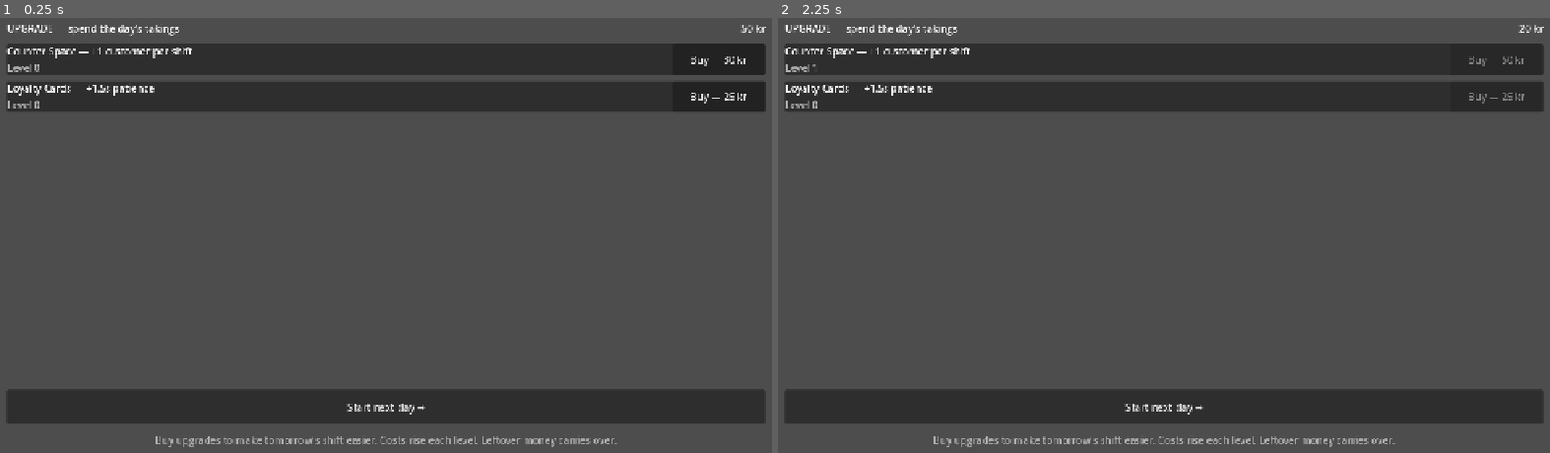
Above: before the commit, frames 1-2 (left to right).
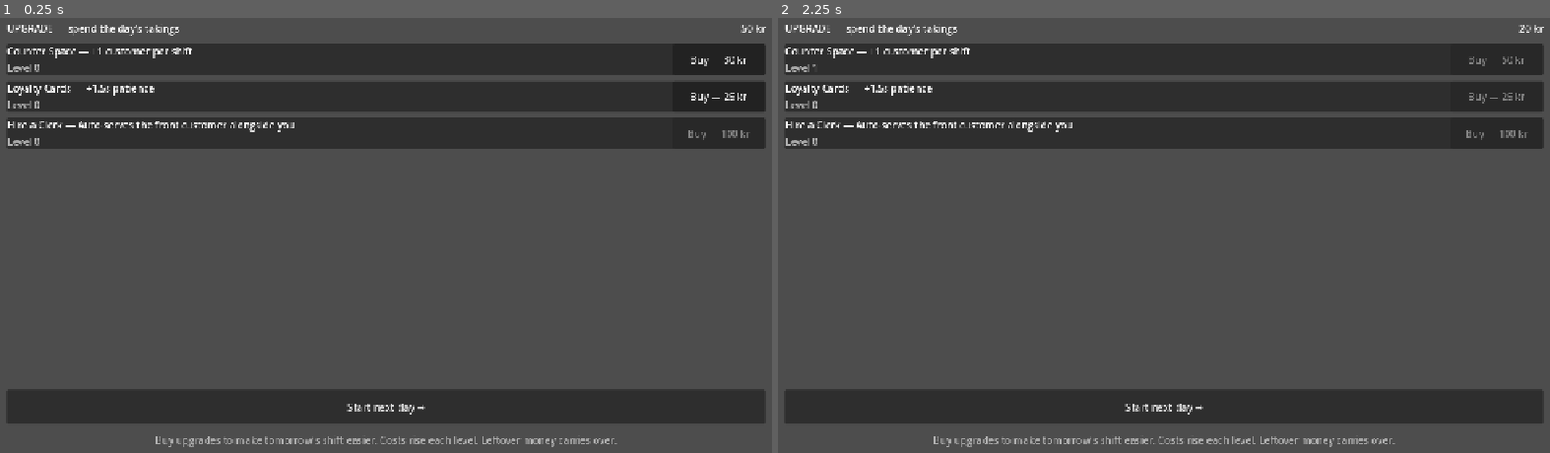
Above: after the commit, the same moments.

Repository: etterognuller/Kiosk
Game: Godot game, scene res://scenes/phases/Upgrade.tscn
Same seed, same stepped clock (60 frames per second), same inputs: the game is played once before the commit and once after it. This scene is started directly instead of the project's main scene.
Inputs:
- Up to frame 1 (0.25 s): no input
- Up to frame 2 (2.25 s): click "Start next day →" at 0.5 s; click "Start next day →" at 1.25 s; click "Buy — 30 kr" at 2 s

The runs differ from the first frame. In frame 1, 7.0% of the frame differs, in the area x 1-100%, y 22-31%; in frame 2, 7.0%.

Commit message:
Build first clerk v1: auto-serve clerk, the active->idle bridge
The roadmap's "Next" headline and the design's riskiest claim — manual
serving graduates into idle without removing the active option.

- ServeDriver (scripts/phases/serve_driver.gd): pure RefCounted, a NEW
  caller of the input-agnostic Shift API (serve/prep_step) — shift.gd is
  untouched. Auto-serves the front customer on a per-level cadence and
  preps a hot dog honestly over PREP_STEPS+1 beats.
- Hired via the existing UpgradeShop machinery: a "clerk" CATALOG entry
  plus a key in GameState.upgrades, so no-fail buying, persistence and the
  UPGRADE "Hire a Clerk" row come for free.
- serve.gd ticks the driver additively; the manual product buttons stay
  live (CONTEXT.md invariant 4: automation is the bridge, not a replacement).
- Tuning (placeholder, retuned after first playtest): cadence 3.0/2.6/2.2s,
  cost 100/400/700 kr. The curve stays at/near the 2.5s spawn so a rush
  always still needs the player; a steady auto-served shift is a multi-day goal.
- 14 new headless tests (49/49 green). Spec: docs/specs/clerk-v1.md.

Co-Authored-By: Claude Opus 4.8 <noreply@anthropic.com>

Diff:
--- a/scripts/globals/game_state.gd
+++ b/scripts/globals/game_state.gd
@@ -31,6 +31,7 @@
 var upgrades: Dictionary = {
 	"counter_space": 0,
 	"loyalty_cards": 0,
+	"clerk": 0,
 }
 
 ## Unix time of the last save. Used later to compute offline earnings in days.
@@ -42,7 +43,7 @@
 	money = STARTING_MONEY
 	day = 1
 	stock = {"cigarettes": 0, "soda": 0, "hotdog": 0}
-	upgrades = {"counter_space": 0, "loyalty_cards": 0}
+	upgrades = {"counter_space": 0, "loyalty_cards": 0, "clerk": 0}
 	last_saved_unix = 0
 
 
--- a/scripts/phases/serve.gd
+++ b/scripts/phases/serve.gd
@@ -10,6 +10,7 @@
 
 const ShiftScript := preload("res://scripts/phases/shift.gd")
 const UpgradeShopScript := preload("res://scripts/phases/upgrade_shop.gd")
+const ServeDriverScript := preload("res://scripts/phases/serve_driver.gd")
 
 ## Danish first names for queue flavor (presentation only — not in the model).
 const NAMES := ["Anders", "Mette", "Lars", "Sofie", "Freja", "Mads", "Ida",
@@ -28,6 +29,7 @@
 @onready var _hotdog_btn: Button = %HotdogBtn
 
 var _shift
+var _driver                   ## the auto-serve clerk (ServeDriver), a second caller of Shift
 var _cards: Dictionary = {}   ## Customer -> card Control
 var _names: Dictionary = {}   ## Customer -> display name
 var _arrivals: int = 0
@@ -39,7 +41,12 @@
 	_hotdog_btn.pressed.connect(_serve.bind("hotdog"))
 
 	_shift = ShiftScript.new(GameState)
-	UpgradeShopScript.new(GameState).apply_to_shift(_shift)
+	var shop = UpgradeShopScript.new(GameState)
+	shop.apply_to_shift(_shift)
+	# The clerk reads its hired level once, at shift start: a clerk hired mid-UPGRADE
+	# takes effect the next shift (CONTEXT.md invariant 3: the day is the unit). It is
+	# purely additive — a second caller beside _serve(), never a gate on the buttons.
+	_driver = ServeDriverScript.new(_shift, shop.level_of("clerk"))
 	_shift.customer_arrived.connect(_on_customer_arrived)
 	_shift.customer_served.connect(_on_customer_served)
 	_shift.customer_left.connect(_on_customer_left)
@@ -52,6 +59,8 @@
 	if _shift == null or _shift.is_over:
 		return
 	_shift.tick(delta)
+	if _driver != null:
+		_driver.tick(delta)
 	_refresh()
 
 
--- /dev/null
+++ b/scripts/phases/serve_driver.gd
@@ -0,0 +1,92 @@
+extends RefCounted
+## ServeDriver — the first auto-serve clerk's pure, UI-free logic (v1).
+##
+## The clerk is the automation bridge (CONTEXT.md invariant 4): it *automates* the
+## manual serve loop without ever *replacing* it. This driver is a brand-new
+## *caller* of the existing Shift API, sitting beside serve.gd's click handler — it
+## reads active_customer() and calls prep_step() / serve(id) exactly as a click
+## would. It never touches Shift's serve()/prep_step() rule bodies, so the no-fail
+## and no-double-serve safety lives in Shift, not in coordination between callers.
+##
+## Once hired (level >= 1), the clerk acts on a fixed cadence: it accumulates the
+## frame delta and, each time it crosses a cadence boundary, performs exactly one
+## service action against the *current* active customer. A hot dog costs it the same
+## PREP_STEPS + 1 beats a human spends — it preps honestly, then hands over. The
+## cadence is deliberately slower than the spawn interval at level 1, so the player
+## can still out-serve it during a rush (the active option always stays meaningful).
+##
+## Deliberately decoupled from the scene and the autoload graph: the Shift is
+## injected, the clerk level is read once at construction, and only the public Shift
+## API is touched — so it unit-tests headlessly with the same StateStub style as the
+## Shift itself (see tests/test_serve_driver.gd).
+
+## Pulled in only for PRODUCTS (prep flag) and PREP_STEPS, which _act() reads to
+## decide prep-vs-serve. No Shift is constructed here; the Shift is injected.
+const ShiftScript := preload("res://scripts/phases/shift.gd")
+
+## Seconds per service beat, by hired clerk level. Level 0 (or any level not in this
+## table) never acts. Placeholder tuning (CONTEXT.md defers numbers): the whole curve
+## sits at or near the shift's 2.5s spawn interval so the clerk stays a *helper*, never
+## a replacement (CONTEXT.md invariant 4). L1 (3.0s) clearly falls behind a wave; even
+## maxed L3 (2.2s) only drains a backlog on a lull, so a real rush always still pulls
+## the player in. Higher levels keep the line steadier — they do NOT trivialise it.
+## (Earlier L2=2.0/L3=1.2 outpaced the 2.5s spawn and instant-cleared waves — playtest.)
+const CADENCE := {1: 3.0, 2: 2.6, 3: 2.2}
+
+var _shift                    ## the Shift this clerk serves (injected, not owned)
+var level: int = 0            ## hired clerk level; 0 = not hired
+var _accum: float = 0.0       ## seconds accumulated toward the next beat
+
+
+func _init(shift, p_level: int) -> void:
+	_shift = shift
+	level = p_level
+
+
+## Seconds per service beat for the current level, or 0.0 when the level is not in
+## CADENCE (i.e. not hired) — paired with is_active(), which gates the tick so an
+## inactive clerk never reaches the cadence arithmetic.
+func cadence() -> float:
+	return float(CADENCE.get(level, 0.0))
+
+
+## True iff the clerk is hired at a level that acts (level is in CADENCE).
+func is_active() -> bool:
+	return CADENCE.has(level)
+
+
+## Accumulate delta and, for each crossed cadence boundary, perform exactly one
+## service action via _act() (subtracting cadence each time). Returns true iff it
+## actually served or prepped at least once this tick — a beat that lands on an
+## empty queue, a stockout, or a wrong product is a benign no-op and does NOT count
+## as having acted. A no-op (returns false) when the clerk is not hired or the
+## shift is over.
+func tick(delta: float) -> bool:
+	if not is_active() or _shift.is_over:
+		return false
+	var beat := cadence()
+	if beat <= 0.0:
+		return false
+	_accum += delta
+	var acted := false
+	while _accum >= beat:
+		_accum -= beat
+		if _act():
+			acted = true
+	return acted
+
+
+## Exactly one service action against the *current* active customer, mirroring
+## serve.gd's click routing: null/over -> nothing; an unprepped prep item -> one
+## prep_step(); otherwise -> serve(active.product_id). Returns whatever the
+## underlying Shift call returns (a harmless false on a stockout or empty queue),
+## so a beat spent on a stockout/empty queue is a benign no-op, never a crash.
+func _act() -> bool:
+	if _shift.is_over:
+		return false
+	var c = _shift.active_customer()
+	if c == null:
+		return false
+	if ShiftScript.PRODUCTS[c.product_id]["prep"] and _shift.prep_progress < ShiftScript.PREP_STEPS:
+		return _shift.prep_step()
+	return _shift.serve(c.product_id)
--- a/scripts/phases/upgrade_shop.gd
+++ b/scripts/phases/upgrade_shop.gd
@@ -41,6 +41,22 @@
 		"max_level": 5,
 		"target": "patience",
 		"effect_per_level": 1.5,
+	},
+	"clerk": {
+		"label": "Hire a Clerk",
+		"effect_text": "Auto-serves the front customer alongside you",
+		# Costs 100 / 400 / 700 (base + step*level). Deliberately steep: the clerk is a
+		# long-term idle unlock, so each level is several days of takings, not pocket
+		# change — reaching a steady auto-served shift should feel earned. Placeholder
+		# tuning (CONTEXT.md defers numbers).
+		"base_cost": 100,
+		"cost_step": 300,
+		"max_level": 3,
+		# target is "" (and effect_per_level 0.0) because the clerk maps to
+		# ServeDriver cadence — it is driver-owned, not a Shift field — so it does
+		# NOT flow through apply_to_shift(); ServeDriver reads level_of("clerk").
+		"target": "",
+		"effect_per_level": 0.0,
 	},
 }
 
--- a/tests/run_tests.gd
+++ b/tests/run_tests.gd
@@ -13,6 +13,7 @@
 	"res://tests/test_shift.gd",
 	"res://tests/test_procure.gd",
 	"res://tests/test_upgrade.gd",
+	"res://tests/test_serve_driver.gd",
 ]
 
 
--- /dev/null
+++ b/tests/test_serve_driver.gd
@@ -0,0 +1,284 @@
+extends "res://tests/test_case.gd"
+## Unit tests for the auto-serve clerk logic (scripts/phases/serve_driver.gd).
+## These cover the v1 clerk acceptance criteria in docs/specs/clerk-v1.md and run
+## headless, without the autoload graph: money/stock go through a tiny
+## GameState-shaped stub, and the Shift's queue is hand-built (auto_spawn off) so
+## the driver is exercised in isolation against the real Shift API. The catalog and
+## round-trip tests additionally drive a *real* GameState to prove the "clerk" key
+## buys, scales, maxes, and survives a to_dict/from_dict save like the other upgrades.
+
+const ServeDriverScript := preload("res://scripts/phases/serve_driver.gd")
+const ShiftScript := preload("res://scripts/phases/shift.gd")
+const UpgradeShopScript := preload("res://scripts/phases/upgrade_shop.gd")
+const GameStateScript := preload("res://scripts/globals/game_state.gd")
+
+
+## A minimal stand-in for GameState: just the fields Shift reads/writes.
+class StateStub extends RefCounted:
+	var money: int = 0
+	var stock: Dictionary = {}
+
+
+## Returns [shift, state] with spawning off and an empty queue to populate, so the
+## driver is the only thing moving the queue.
+func _isolated(stock: Dictionary) -> Array:
+	var state := StateStub.new()
+	state.stock = stock
+	var shift = ShiftScript.new(state)
+	shift.auto_spawn = false
+	return [shift, state]
+
+
+## A driver bound to `shift` at clerk `level`. We do NOT call shift.start() here:
+## start() unconditionally spawns the first customer (even with auto_spawn off),
+## which would push an extra body onto our hand-built queue. is_over defaults to
+## false, which is all the driver reads, so a started shift is unnecessary.
+func _driver(shift, level: int):
+	return ServeDriverScript.new(shift, level)
+
+
+func test_level_zero_clerk_never_acts() -> void:
+	var pair := _isolated({"cigarettes": 9, "soda": 9, "hotdog": 9})
+	var shift = pair[0]
+	var state = pair[1]
+	shift.queue = [
+		ShiftScript.Customer.new("soda", 999.0),
+		ShiftScript.Customer.new("cigarettes", 999.0),
+	]
+	var driver = ServeDriverScript.new(shift, 0)
+	assert_false(driver.is_active(), "level 0 is not active")
+	var acted: bool = driver.tick(100.0)
+	assert_false(acted, "tick did nothing")
+	assert_eq(shift.served_count, 0, "served nothing")
+	assert_eq(state.money, 0, "no money earned")
+	assert_eq(shift.prep_progress, 0, "no prep happened")
+	assert_eq(shift.queue.size(), 2, "queue unchanged")
+
+
+func test_clerk_serves_instant_customer_after_one_beat() -> void:
+	var pair := _isolated({"soda": 3})
+	var shift = pair[0]
+	var state = pair[1]
+	shift.queue = [ShiftScript.Customer.new("soda", 999.0)]
+	var driver = _driver(shift, 1)  # cadence 3.0
+	assert_false(driver.tick(2.9), "below cadence: no action")
+	assert_false(shift.queue.is_empty(), "customer still waiting")
+	assert_eq(state.money, 0, "no sale before the beat")
+	var acted: bool = driver.tick(0.2)  # crosses 3.0
+	assert_true(acted, "tick acted once it crossed the cadence")
+	assert_eq(state.money, ShiftScript.PRODUCTS["soda"]["price"], "money += price")
+	assert_eq(state.stock["soda"], 2, "stock -= 1")
+	assert_eq(shift.served_count, 1, "served counted")
+	assert_true(shift.queue.is_empty(), "customer left the queue")
+
+
+func test_clerk_preps_then_serves_hotdog_over_prep_steps_plus_one_beats() -> void:
+	var pair := _isolated({"hotdog": 1})
+	var shift = pair[0]
+	var state = pair[1]
+	shift.queue = [ShiftScript.Customer.new("hotdog", 999.0)]
+	var driver = _driver(shift, 1)  # cadence 3.0
+	# Beat 1: bun (one prep step), stock untouched.
+	assert_true(driver.tick(3.0), "beat 1 acted")
+	assert_eq(shift.prep_progress, 1, "prepped bun")
+	assert_eq(state.stock["hotdog"], 1, "stock untouched after beat 1")
+	assert_eq(shift.served_count, 0, "not served yet")
+	# Beat 2: sausage — prep now complete, still not served.
+	assert_true(driver.tick(3.0), "beat 2 acted")
+	assert_eq(shift.prep_progress, ShiftScript.PREP_STEPS, "prep reached PREP_STEPS")
+	assert_eq(state.stock["hotdog"], 1, "stock untouched after beat 2")
+	assert_eq(shift.served_count, 0, "still not served before the hand-over beat")
+	# Beat 3 (PREP_STEPS + 1): hand over.
+	assert_true(driver.tick(3.0), "beat 3 acted")
+	assert_eq(shift.served_count, 1, "served only after PREP_STEPS + 1 beats")
+	assert_eq(state.stock["hotdog"], 0, "stock consumed on the sale")
+	assert_eq(state.money, ShiftScript.PRODUCTS["hotdog"]["price"], "money += hot dog price")
+
+
+func test_one_action_per_crossed_cadence_boundary() -> void:
+	# A single tick that crosses exactly one cadence boundary acts exactly once,
+	# even when delta slightly exceeds one cadence; the remainder carries over.
+	var pair := _isolated({"soda": 9, "cigarettes": 9})
+	var shift = pair[0]
+	var state = pair[1]
+	shift.queue = [
+		ShiftScript.Customer.new("soda", 999.0),
+		ShiftScript.Customer.new("cigarettes", 999.0),
+	]
+	var driver = _driver(shift, 1)  # cadence 3.0
+	assert_true(driver.tick(3.4), "crossed one boundary")
+	assert_eq(shift.served_count, 1, "exactly one action, not two, from a 3.4s tick")
+	assert_eq(shift.queue.size(), 1, "only one customer served")
+	# 0.4s carried over; a further 2.6s reaches the next 3.0 boundary.
+	assert_true(driver.tick(2.6), "carried-over accumulator reaches the next beat")
+	assert_eq(shift.served_count, 2, "second customer served on the next boundary")
+
+
+func test_clerk_noop_on_empty_queue() -> void:
+	var pair := _isolated({"soda": 9})
+	var shift = pair[0]
+	var state = pair[1]
+	shift.queue = []
+	var driver = _driver(shift, 1)
+	var acted: bool = driver.tick(30.0)  # several cadences
+	assert_false(acted, "no action on an empty queue")
+	assert_eq(state.money, 0, "money never went up")
+	assert_eq(shift.served_count, 0, "served nothing")
+
+
+func test_clerk_noop_on_stockout_is_lost_sale_never_negative() -> void:
+	var pair := _isolated({"soda": 0})
+	var shift = pair[0]
+	var state = pair[1]
+	shift.queue = [ShiftScript.Customer.new("soda", 999.0)]
+	var driver = _driver(shift, 1)  # cadence 3.0
+	driver.tick(3.0)  # one beat -> serve() returns false on the stockout
+	assert_eq(shift.lost_sales, 1, "stockout is a lost sale")
+	assert_eq(shift.served_count, 0, "nothing served")
+	assert_eq(state.money, 0, "no money for a stockout")
+	assert_eq(state.stock["soda"], 0, "stock never went negative")
+	assert_true(shift.queue.is_empty(), "the customer left the queue")
+
+
+func test_clerk_noop_when_shift_over() -> void:
+	var pair := _isolated({"soda": 9})
+	var shift = pair[0]
+	var state = pair[1]
+	shift.queue = [ShiftScript.Customer.new("soda", 999.0)]
+	var driver = _driver(shift, 1)
+	shift.is_over = true  # simulate the wave being cleared
+	var acted: bool = driver.tick(30.0)
+	assert_false(acted, "no action once the shift is over")
+	assert_eq(shift.served_count, 0, "served nothing after shift end")
+	assert_eq(state.money, 0, "no money after shift end")
+
+
+func test_no_double_serve_with_manual_serve_same_frame() -> void:
+	# The player manually serves customer A in the same frame the clerk's beat fires;
+	# the clerk then serves the *new* active customer B — exactly two distinct sales,
+	# never A twice, never a negative balance.
+	var pair := _isolated({"soda": 9, "cigarettes": 9})
+	var shift = pair[0]
+	var state = pair[1]
+	var cust_a := ShiftScript.Customer.new("soda", 999.0)
+	var cust_b := ShiftScript.Customer.new("cigarettes", 999.0)
+	shift.queue = [cust_a, cust_b]
+	var driver = _driver(shift, 1)  # cadence 3.0
+	# Manual serve clears A first (the click path).
+	assert_true(shift.serve("soda"), "manual serve cleared customer A")
+	assert_eq(shift.active_customer(), cust_b, "B is now the active customer")
+	# The clerk's beat fires the same frame and serves B (re-reads active_customer).
+	assert_true(driver.tick(3.0), "clerk acted on the new active customer")
+	assert_eq(shift.served_count, 2, "exactly two distinct sales")
+	assert_true(shift.queue.is_empty(), "both customers served, A never twice")
+	assert_eq(state.money,
+		ShiftScript.PRODUCTS["soda"]["price"] + ShiftScript.PRODUCTS["cigarettes"]["price"],
+		"money consistent with two serves")
+	assert_eq(state.stock["soda"], 8, "one soda consumed")
+	assert_eq(state.stock["cigarettes"], 8, "one cigarettes consumed")
+
+
+func test_clerk_double_serve_same_customer_is_harmless_noop() -> void:
+	# Belt-and-braces: if two callers both fire serve() on the *same* active customer
+	# (e.g. the clerk after a manual serve already popped them), the second is a
+	# harmless no-op — never a second sale, never a negative balance. Here the clerk
+	# serves the only customer, then an immediate second beat finds an empty queue.
+	var pair := _isolated({"soda": 9})
+	var shift = pair[0]
+	var state = pair[1]
+	shift.queue = [ShiftScript.Customer.new("soda", 999.0)]
+	var driver = _driver(shift, 1)  # cadence 3.0
+	assert_true(driver.tick(6.0), "two beats: serve then a no-op on the empty queue")
+	assert_eq(shift.served_count, 1, "the single customer served exactly once")
+	assert_eq(state.money, ShiftScript.PRODUCTS["soda"]["price"], "exactly one sale's money")
+	assert_eq(state.stock["soda"], 8, "exactly one unit consumed")
+
+
+func test_higher_level_acts_more_often() -> void:
+	# Over the same elapsed time on a deep in-stock queue, level 3 (cadence 2.2)
+	# serves strictly more customers than level 1 (cadence 3.0). The window is 12s so
+	# the gap shows: L1 fits 4 beats, L3 fits 5 (a 6s window would tie at 2 each).
+	var deep := []
+	for i in range(20):
+		deep.append("soda")
+	var pair1 := _isolated({"soda": 99})
+	var shift1 = pair1[0]
+	shift1.queue = []
+	for id in deep:
+		shift1.queue.append(ShiftScript.Customer.new(id, 999.0))
+	var driver1 = _driver(shift1, 1)  # cadence 3.0
+	driver1.tick(12.0)
+
+	var pair3 := _isolated({"soda": 99})
+	var shift3 = pair3[0]
+	shift3.queue = []
+	for id in deep:
+		shift3.queue.append(ShiftScript.Customer.new(id, 999.0))
+	var driver3 = _driver(shift3, 3)  # cadence 2.2
+	driver3.tick(12.0)
+
+	assert_true(shift3.served_count > shift1.served_count,
+		"level 3 served strictly more than level 1 over the same 12s")
+
+
+func test_cadence_and_is_active_by_level() -> void:
+	var pair := _isolated({})
+	var shift = pair[0]
+	assert_false(ServeDriverScript.new(shift, 0).is_active(), "level 0 not active")
+	assert_true(ServeDriverScript.new(shift, 1).is_active(), "level 1 active")
+	assert_eq(ServeDriverScript.new(shift, 1).cadence(), 3.0, "L1 cadence 3.0")
+	assert_eq(ServeDriverScript.new(shift, 2).cadence(), 2.6, "L2 cadence 2.6")
+	assert_eq(ServeDriverScript.new(shift, 3).cadence(), 2.2, "L3 cadence 2.2")
+	assert_eq(ServeDriverScript.new(shift, 0).cadence(), 0.0, "L0 cadence sentinel 0.0")
+	assert_false(ServeDriverScript.new(shift, 99).is_active(), "out-of-range level inert")
+
+
+## A minimal stand-in for GameState's UpgradeShop fields (catalog tests).
+class ShopStub extends RefCounted:
+	var money: int = 0
+	var upgrades: Dictionary = {}
+
+
+func test_clerk_catalog_entry_buys_scales_and_maxes() -> void:
+	var state := ShopStub.new()
+	state.money = 9999
+	var shop = UpgradeShopScript.new(state)
+	assert_eq(shop.cost_of("clerk"), 100, "level 0 -> base 100")
+	assert_true(shop.buy("clerk"), "hired level 1")
+	assert_eq(shop.level_of("clerk"), 1, "level 1")
+	assert_eq(shop.cost_of("clerk"), 400, "level 1 -> 100 + 300")
+	assert_true(shop.buy("clerk"), "level 2")
+	assert_eq(shop.cost_of("clerk"), 700, "level 2 -> 100 + 600")
+	assert_true(shop.buy("clerk"), "level 3")
+	assert_eq(shop.level_of("clerk"), 3, "reached max_level 3")
+	assert_true(shop.is_maxed("clerk"), "is_maxed at the cap")
+	assert_false(shop.buy("clerk"), "no purchase past max")
+	assert_eq(shop.level_of("clerk"), 3, "level held at the cap")
+
+
+func test_clerk_round_trips_through_game_state() -> void:
+	# A hired clerk must survive a real GameState to_dict/from_dict save, like the
+	# other upgrades — it is just another key in the upgrades dict.
+	var gs = GameStateScript.new()
+	gs.money = 9999
+	var shop = UpgradeShopScript.new(gs)
+	assert_true(shop.buy("clerk"), "clerk level 1")
+	assert_true(shop.buy("clerk"), "clerk level 2")
+	var snapshot: Dictionary = gs.to_dict()
+
+	var restored = GameStateScript.new()
+	restored.from_dict(snapshot)
+	assert_eq(UpgradeShopScript.new(restored).level_of("clerk"), 2,
+		"clerk level survived the save/load round-trip")
+
+
+func test_clerk_not_affordable_day_one() -> void:
+	# On a fresh GameState (50 kr) the clerk (100) cannot be hired — it must be earned.
+	var gs = GameStateScript.new()
+	gs.reset()
+	var shop = UpgradeShopScript.new(gs)
+	assert_eq(gs.money, GameStateScript.STARTING_MONEY, "fresh purse is STARTING_MONEY")
+	assert_true(shop.cost_of("clerk") > GameStateScript.STARTING_MONEY,
+		"clerk (100) costs more than day-1 money (50)")
+	assert_false(shop.can_afford("clerk"), "cannot afford the clerk on day 1")
+	assert_eq(shop.level_of("clerk"), 0, "fresh state starts with no clerk")
Not shown, added: scripts/phases/serve_driver.gd.uid
Not shown, added: tests/test_serve_driver.gd.uid
Not shown, added: docs/specs/clerk-v1.md
